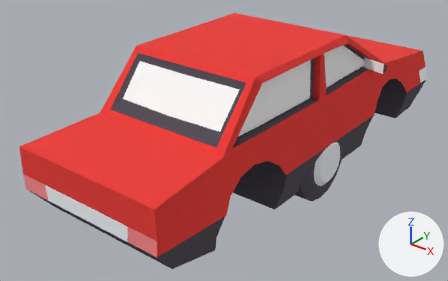
Renders of the FBX model Content/Meshes/Car_01.fbx from each side of a commit.
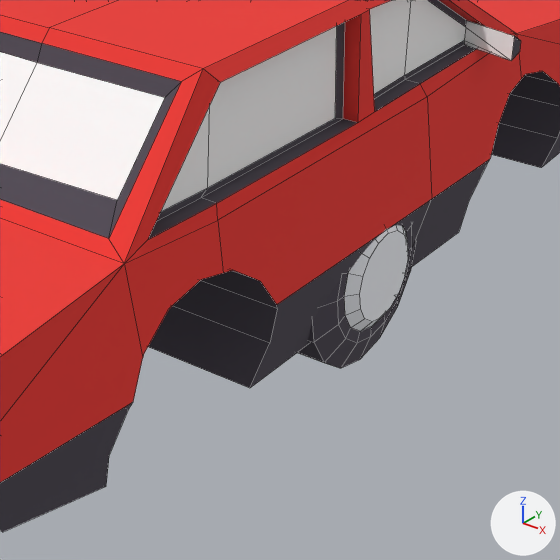
There are two pictures of each version: one whole from a 50 mm camera at (2.51, -3.61, 2.44) aimed at (-0.2, -0.22, 0.34), one close up on the part from 38% to 90% of the width and 17% to 100% of the height. Arrows for +X, +Y and +Z are at lower right; the lights stay in place. The close-ups show mesh edges as thin lines.

Names of what the first close-up shows: 'Car', 'weels'.
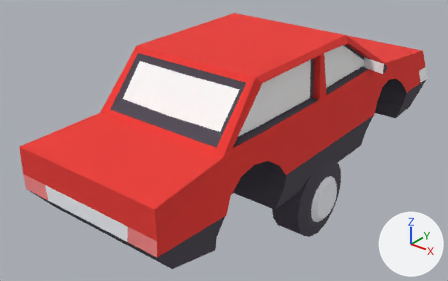
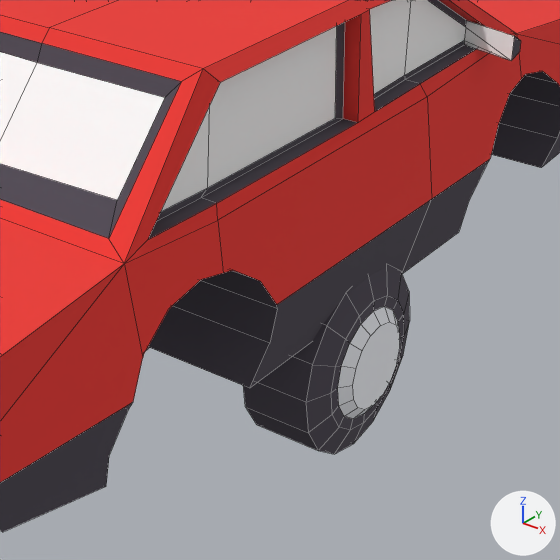
Where the change shows, as pixel boxes [x1, y1, x2, y2] in the close-ups (560 x 560 px):
'weels', mesh moved: before [297, 225, 416, 368]; after [147, 266, 410, 454]

The edits, one by one:
me_cylinder_001 has 160 vertices, 130 faces and spans x -0.612..0.612, y -0.314..0.314, z 0.002..0.63.
me_cylinder_001 is used by ob_weels; location (0.0, 0.0, 0.0).
me_cylinder_001 part 1: the whole mesh is moved by (0.0, 0.0, -0.316).
